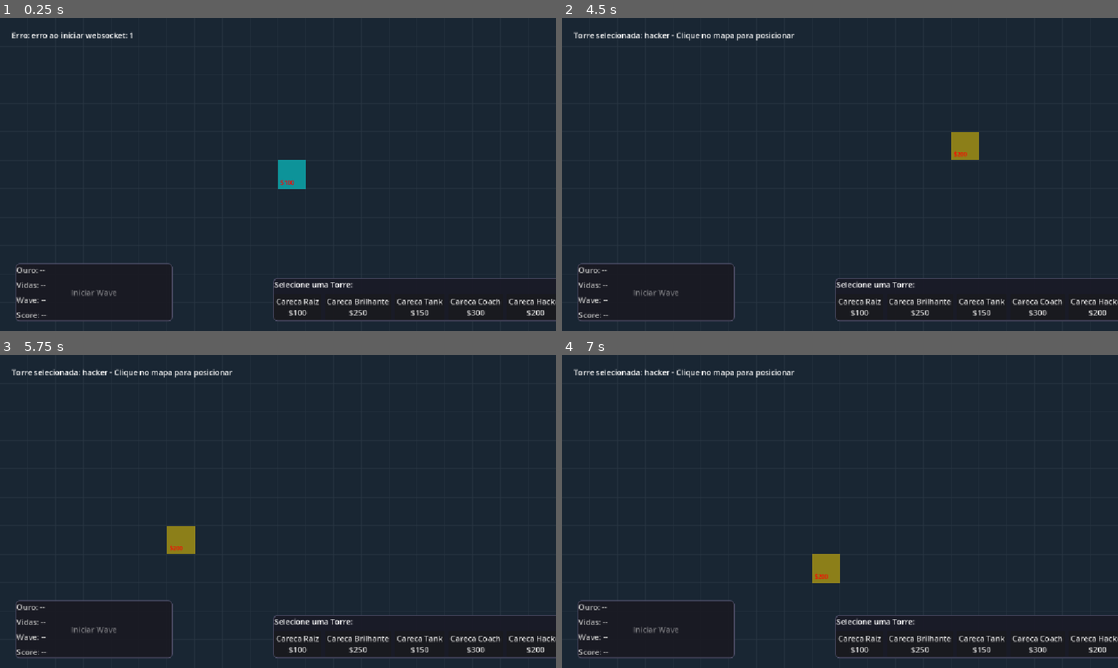
Above: before the commit, frames 1-4 (two rows, left to right).
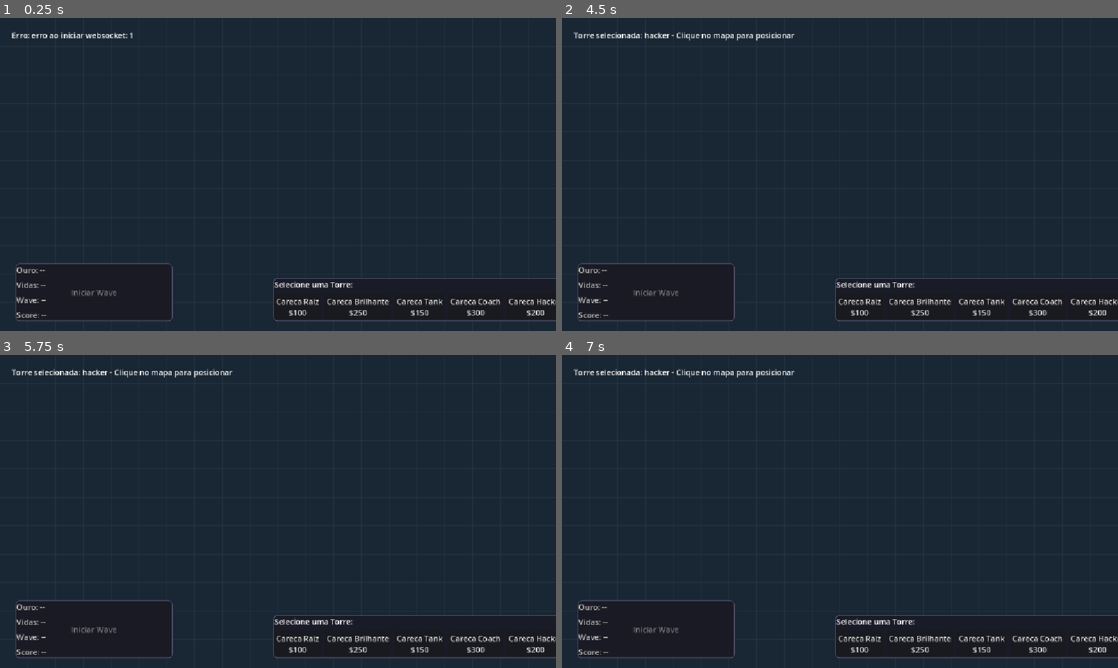
Above: after the commit, the same moments.

Repository: emerson-matos/sergio-td
Game: Godot game, scene res://scenes/Main.tscn
Same seed, same stepped clock (60 frames per second), same inputs: the game is played once before the commit and once after it.
Inputs (mouse positions are in pixels of both pictures, inside the frame that each line leads up to):
- Up to frame 1 (0.25 s): no input
- Up to frame 2 (4.5 s): click "Careca Raiz $100" at 0.5 s; click "Careca Brilhante $250" at 1.25 s; click "Careca Tank $150" at 2 s; click "Careca Coach $300" at 2.75 s; click "Careca Hacker $200" at 3.5 s; tap Enter at 4.25 s; move the mouse to (962, 158) at 4.27 s; hold D from 4.28 s (still down); click (962, 158) at 4.42 s
- Up to frame 3 (5.75 s): tap Space at 5 s; move the mouse to (166, 527) at 5.02 s; release D at 5.03 s; click (166, 527) at 5.17 s
- Up to frame 4 (7 s): tap Enter at 5.75 s; move the mouse to (895, 442) at 5.77 s; hold D from 5.78 s (still down); click (895, 442) at 5.92 s; tap Space at 6.5 s; move the mouse to (812, 574) at 6.52 s; click (812, 574) at 6.67 s

The runs differ from the first frame. In frame 1, 0.5% of the frame differs, in the area x 50-55%, y 45-55%; in frame 2, 0.4%; in frame 3, 0.5%; in frame 4, 0.5%.

Commit message:
seems to work

Diff:
--- a/client/scripts/Main.gd
+++ b/client/scripts/Main.gd
@@ -26,6 +26,7 @@
 var game_started: bool = false
 var hover_tile: Vector2 = Vector2(-1, -1)
 var hover_valid: bool = false
+var is_placing_tower: bool = false
 var waiting_for_ready := true
 
 const TOWER_COLORS = {
@@ -149,6 +150,7 @@
 
 func _on_tower_button_pressed(tower_type: String) -> void:
 	selected_tower_type = tower_type
+	is_placing_tower = true
 	status_label.text = "Torre selecionada: %s - Clique no mapa para posicionar" % tower_type
 
 func _input(event: InputEvent) -> void:
@@ -160,7 +162,11 @@
 
 	if event is InputEventMouseButton:
 		var mouse_event = event as InputEventMouseButton
-		if mouse_event.button_index == MOUSE_BUTTON_LEFT and mouse_event.pressed:
+		if mouse_event.button_index == MOUSE_BUTTON_RIGHT and mouse_event.pressed:
+			if is_placing_tower:
+				is_placing_tower = false
+				status_label.text = "Posicionamento cancelado"
+		elif mouse_event.button_index == MOUSE_BUTTON_LEFT and mouse_event.pressed and is_placing_tower:
 			var mouse_pos = get_viewport().get_mouse_position()
 
 			# Convert viewport position to normalized game coordinates (0-1)
@@ -174,6 +180,7 @@
 
 			if game_x >= 0 and game_x < MAP_WIDTH and game_y >= 0 and game_y < MAP_HEIGHT:
 				network_client.send_place_tower(selected_tower_type, game_x, game_y)
+				is_placing_tower = false
 
 func _process(_delta: float) -> void:
 	var mouse_pos = get_viewport().get_mouse_position()
@@ -218,7 +225,7 @@
 	draw_hover_preview(scale_x, scale_y)
 
 func draw_hover_preview(scale_x: float, scale_y: float) -> void:
-	if not hover_valid:
+	if not hover_valid or not is_placing_tower:
 		return
 
 	var pos = Vector2(hover_tile.x * scale_x, hover_tile.y * scale_y)
@@ -378,7 +385,9 @@
 
 func _update_enemy_hp(node: Node2D, hp: int, max_hp: int, scale_x: float, scale_y: float) -> void:
 	while node.get_child_count() > 1:
-		node.get_child(1).queue_free()
+		var child = node.get_child(node.get_child_count() - 1)
+		node.remove_child(child)
+		child.queue_free()
 
 	if hp < max_hp:
 		var hp_bar_bg = ColorRect.new()
Not shown, changed: server/internal/ws/handler.go
Not shown, added: server/internal/ws/handler_test.go
